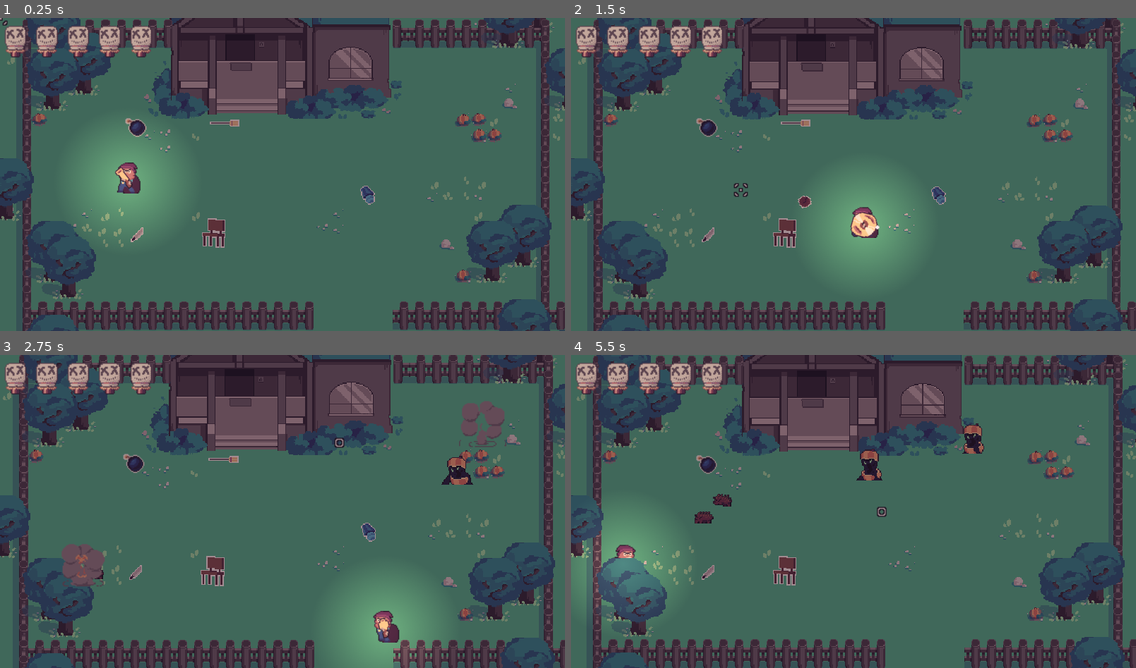
Above: before the commit, frames 1-4 (two rows, left to right).
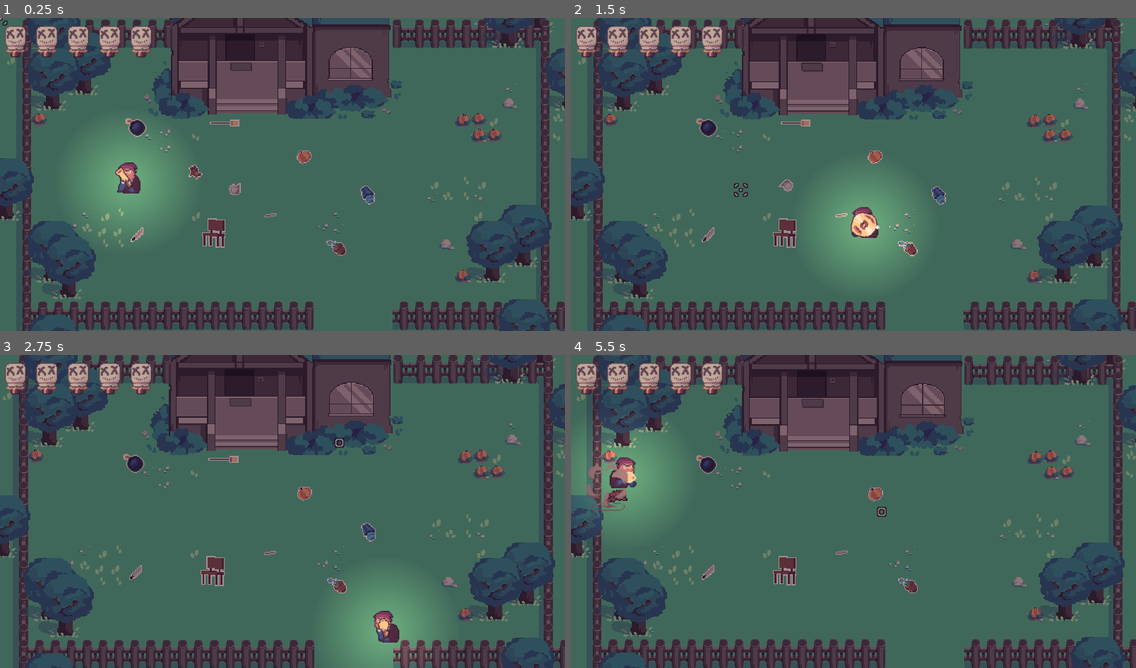
Above: after the commit, the same moments.

Repository: OceanBoy612/BrackeysJam2021
Game: Godot game, scene res://Code/World.tscn
Two runs of this game, one before a commit and one after it. Both use one fixed random seed, a clock stepped at 60 frames per second and the inputs below.
Inputs (mouse positions are in pixels of both pictures, inside the frame that each line leads up to):
- Up to frame 1 (0.25 s): no input
- Up to frame 2 (1.5 s): move the mouse to (977, 158) at 0.52 s; press the mouse at (977, 158) at 0.53 s; hold Right (ui_right) 0.53-1.28 s; move the mouse to (740, 190) at 1.27 s; release the mouse at (740, 190) at 1.28 s; hold Down (ui_down) from 1.28 s (still down); click (740, 190) at 1.35 s
- Up to frame 3 (2.75 s): move the mouse to (339, 442) at 2.02 s; release Down (ui_down) at 2.03 s; press the mouse at (339, 442) at 2.03 s; hold Right (ui_right) from 2.03 s (still down)
- Up to frame 4 (5.5 s): move the mouse to (825, 574) at 2.77 s; release Right (ui_right) at 2.78 s; release the mouse at (825, 574) at 2.78 s; hold Up (ui_up) 2.78-3.53 s; click (825, 574) at 2.85 s; move the mouse to (1023, 558) at 3.52 s; press the mouse at (1023, 558) at 3.53 s; hold Left (ui_left) 3.53-5.03 s; move the mouse to (684, 464) at 4.27 s; release the mouse at (684, 464) at 4.28 s; click (684, 464) at 4.35 s; move the mouse to (881, 511) at 5.02 s; press the mouse at (881, 511) at 5.03 s; hold Down (ui_down) from 5.03 s (still down)

The runs differ from the first frame. In frame 1, 0.3% of the frame differs, in the area x 33-62%, y 42-76%; in frame 2, 0.3%; in frame 3, 2.1%; in frame 4, 7.3%, in the area x 0-74%, y 21-85%.

Commit message:
Added comic

Diff:
--- a/src/Code/World.tscn
+++ b/src/Code/World.tscn
@@ -14,6 +14,11 @@
 [ext_resource path="res://Code/Items/HedgeHogItem.tscn" type="PackedScene" id=12]
 [ext_resource path="res://Code/Enemies/Pumpkin.tscn" type="PackedScene" id=13]
 [ext_resource path="res://Art/Tilesets/house.tres" type="TileSet" id=14]
+[ext_resource path="res://Code/Items/FlowerItem.tscn" type="PackedScene" id=15]
+[ext_resource path="res://Code/Items/TeddyItem.tscn" type="PackedScene" id=16]
+[ext_resource path="res://Code/Items/QuillItem.tscn" type="PackedScene" id=17]
+[ext_resource path="res://Code/Items/PumpkinItem.tscn" type="PackedScene" id=18]
+[ext_resource path="res://Code/Items/TeapotItem.tscn" type="PackedScene" id=19]
 
 [node name="World" type="YSort"]
 script = ExtResource( 3 )
@@ -61,7 +66,7 @@
 position = Vector2( 396.016, 32.4518 )
 entity_tscn = ExtResource( 13 )
 amount = -1
-delay = 2.0
+delay = 6.0
 
 [node name="Player" parent="." instance=ExtResource( 8 )]
 position = Vector2( 130.493, 168.055 )
@@ -96,3 +101,18 @@
 [node name="CanvasModulate" type="CanvasModulate" parent="."]
 position = Vector2( 375.122, 183.408 )
 color = Color( 0.647059, 0.592157, 0.694118, 1 )
+
+[node name="TeddyItem" parent="." instance=ExtResource( 16 )]
+position = Vector2( 199.327, 158.352 )
+
+[node name="TeapotItem" parent="." instance=ExtResource( 19 )]
+position = Vector2( 240.117, 175.303 )
+
+[node name="QuillItem" parent="." instance=ExtResource( 17 )]
+position = Vector2( 275.609, 201.26 )
+
+[node name="PumpkinItem" parent="." instance=ExtResource( 18 )]
+position = Vector2( 309.511, 141.93 )
+
+[node name="FlowerItem" parent="." instance=ExtResource( 15 )]
+position = Vector2( 346.063, 236.752 )
Binary file added: src/Art/Pngs/Comic/Frame0001.png
Not shown, added: src/Art/Pngs/Comic/Frame0001.png.import
Binary file added: src/Art/Pngs/Comic/Frame0002.png
Not shown, added: src/Art/Pngs/Comic/Frame0002.png.import
Binary file added: src/Art/Pngs/Comic/Frame0003.png
Not shown, added: src/Art/Pngs/Comic/Frame0003.png.import
Binary file added: src/Art/Pngs/Comic/Frame0004.png
Not shown, added: src/Art/Pngs/Comic/Frame0004.png.import
Binary file added: src/Art/Pngs/Comic/Frame0005.png
Not shown, added: src/Art/Pngs/Comic/Frame0005.png.import
Binary file added: src/Art/Pngs/Comic/Frame0006.png
Not shown, added: src/Art/Pngs/Comic/Frame0006.png.import
(and 13 more such lines)
